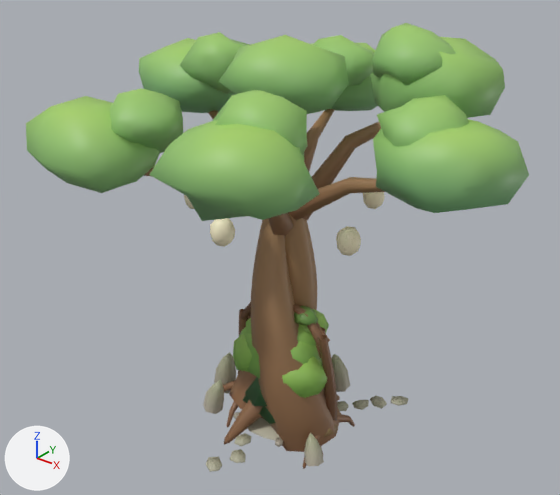
Before and after pictures for a commit that changed the glTF model assets/world-v2/tomori-world-kit.glb.
Both versions are drawn from a camera (50 mm lens) standing at (11.43, -14.48, 14.33) and looking at (-0.14, -0.02, 5.36). Lighting does not change. The marker at lower left points along +X, +Y and +Z. The first picture is the older version. Where no turn or scale is listed for an object, it has been applied to the vertices.

In view in the first picture: 'RootGate_Right', 'RootGate_Top', 'Shrine', 'Tree_Round_A', 'Tree_Round_B', 'WordTree', 'WordTree_Fruit_01', 'WordTree_Fruit_02' and 5 more.
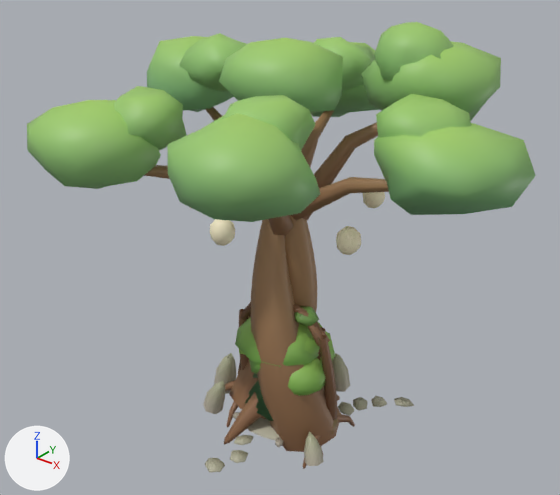
Edits to the bpy script that builds the scene:
```text
Change me_tree_round_b:
    used by ob_tree_round_b; location = (0.0, 0.0, 0.0)
    remove me_tree_round_b.from_pydata(...)  # 166 vertices, 301 faces; spans x -1.35..1.15, y -1.25..1.15, z -0.01..3.53
    add me_tree_round_b.from_pydata(...)  # 164 vertices, 286 faces; spans x -1.45..1.37, y -1.36..1.11, z 0.0..3.41
    me_tree_round_b part 1: the loose piece of 42 vertices spanning x -1.13..1.15, y -1.25..1.15, z 1.64..3.53 is rebuilt with 42 vertices and now spans x -1.45..1.24, y -1.36..1.11, z 1.81..3.41
    me_tree_round_b part 2: a new loose piece of 42 vertices spanning x -0.09..1.37, y -0.49..1.03, z 1.68..2.89, in mat_defaultmaterial_019
    me_tree_round_b part 3: 118 vertices removed from x -1.35..1.1, y -1.16..0.92, z 0.93..3.49; 42 vertices added at x -1.25..0.75, y -1.12..0.15, z 0.91..2.69
    other edits to the shape of me_tree_round_b do not show in these pictures
Change me_wordtree:
    used by ob_wordtree; location = (0.0, 0.0, 0.0)
    remove me_wordtree.from_pydata(...)  # 944 vertices, 1724 faces; spans x -5.85..6.03, y -5.1..5.6, z -0.33..11.09
    add me_wordtree.from_pydata(...)  # 944 vertices, 1724 faces; spans x -5.6..6.15, y -5.03..5.33, z -0.33..11.21
    me_wordtree part 4: 522 of 944 vertices moved; they spanned x -5.85..6.03, y -5.1..5.6, z 7.54..11.08 and now span x -5.6..6.15, y -5.03..5.33, z 7.41..11.21; mean shift (0.0, 0.0, 0.0); largest move (0.33, 3.46, 9.0) -> (0.77, 3.33, 9.0)
```

Pixel boxes [x1, y1, x2, y2] of what changed, in the pictures (560 x 495 px; the box of a moved part takes in the faces that stretch with it):
'WordTree', reshaped
    before: [26, 23, 529, 454]
    after: [27, 22, 536, 454]
'Tree_Round_B', reshaped
    before: [233, 309, 329, 372]
    after: [235, 317, 335, 367]
part 1 of me_tree_round_b, rebuilt
    before: [246, 318, 316, 362]
    after: [235, 317, 326, 367]
part 2 of me_tree_round_b, added (mostly hidden)
    after: [320, 332, 335, 361]
part 3 of me_tree_round_b, reshaped (mostly hidden afterwards)
    before: [233, 309, 329, 372]
    after: [239, 349, 245, 355]
part 4 of me_wordtree, moved or reshaped
    before: [26, 23, 529, 221]
    after: [27, 22, 536, 222]
